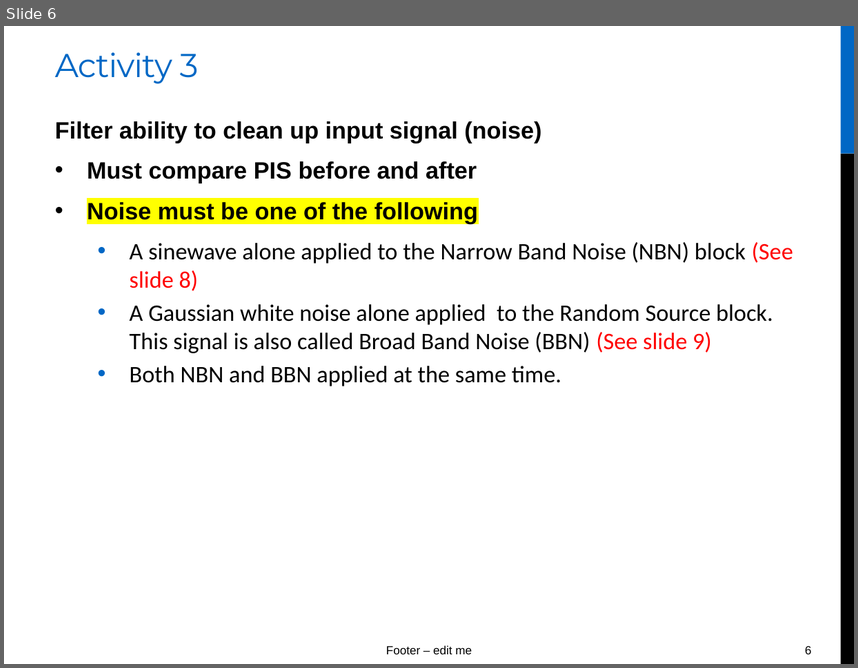
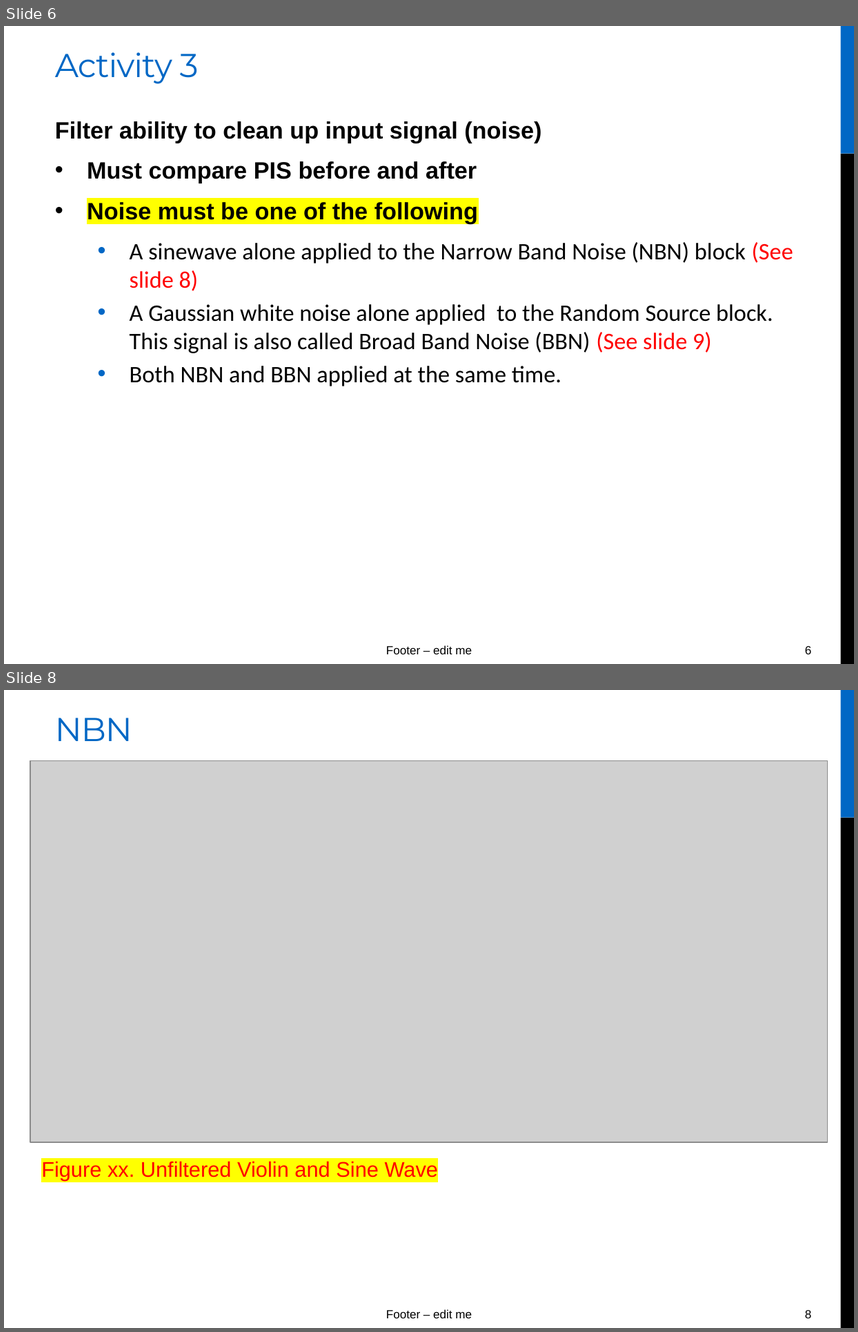
Before and after one commit to ChadwickyN/DSP_Project, a slide deck: FINAl_PRESENTATION.pptx. Shown one above the other, each under a label of ours: slide 6 before the commit, slides 6 and 8 after it; the slides between them are not shown. The pictures are 858x668 and 858x1332 pixels, drawn with LibreOffice and Linux fonts; fonts in the diff are those of the drawing; grey boxes stand for pictures. Boxes give left, top, right and bottom in pixels: in the first picture for what was removed or moved away, otherwise in the second. Text is boxed around its words. In the diff, an @@ line names an element or a change of style, - is before the commit and + after.

```diff
--- a/FINAl_PRESENTATION.pptx
+++ b/FINAl_PRESENTATION.pptx
@@ slide 8 added at <box>4,690,854,1328</box>, background #FFFFFF; not listed: 4 template elements that a slide beside it also shows @@
@@ title added at <box>55,718,132,741</box>, 28 pt, text #0067C5 @@
+NBN
@@ picture added at <box>30,760,828,1141</box> @@
@@ text added at <box>41,1160,439,1181</box>, 18 pt, text #FF0000 @@
+Figure xx. Unfiltered Violin and Sine Wave
```
Also in this commit, not shown: 1 slide changed, 1 other slide added.
